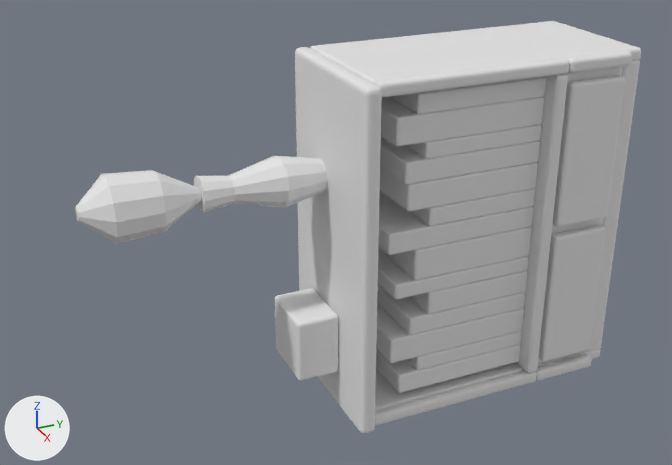
An edit to the OBJ model landstalker/data/proxies/merc_books_687.obj, drawn before and after from the same camera.
Before and after are seen from a camera (50 mm lens) standing at (284.2, -58.1, 355.3) and looking at (214.8, -26.9, 320.6). The axes (+X, +Y, +Z) are drawn at lower left. The lights are the same throughout. The first picture is the older version. Where no turn or scale is listed for an object, it has been applied to the vertices. Vertices at exactly the same position are counted once.

Objects in the first picture: 'merc_books_687'.
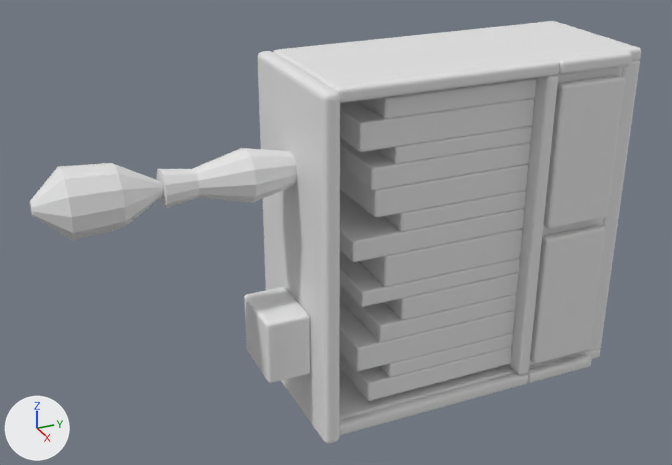
The change, as JSON lines over the scene's bpy script:
```json
{"block": "me_merc_books_687", "where": "# used by ob_merc_books_687; location = (0.0, 0.0, 0.0)"}
{"op": "remove", "block": "me_merc_books_687", "code": "me_merc_books_687.from_pydata(...)  # 4309 vertices, 4318 faces; spans x 208.0..222.8, y -49.0..0.0, z 304.0..336.0"}
{"op": "add", "block": "me_merc_books_687", "code": "me_merc_books_687.from_pydata(...)  # 4309 vertices, 4318 faces; spans x 208.0..222.8, y -52.5..0.0, z 304.0..336.0"}
{"block": "me_merc_books_687", "change": "me_merc_books_687 part 1: the loose piece of 152 vertices spanning x 208.0..222.8, y -28.0..-26.5, z 304.0..336.0 is moved by (0.0, -3.5, 0.0)"}
{"block": "me_merc_books_687", "change": "me_merc_books_687 part 2: the loose piece of 2102 vertices spanning x 209.3..220.5, y -24.5..-9.7, z 305.8..334.3 is scaled about its middle by (1, 1.16, 1), then moved by (0.0, -2.2, 0.0)"}
{"block": "me_merc_books_687", "change": "me_merc_books_687 part 3: the loose piece of 152 vertices spanning x 212.0..218.0, y -32.0..-28.0, z 308.0..314.0 is moved by (1.8, -3.5, 1.8)"}
{"block": "me_merc_books_687", "change": "me_merc_books_687 part 4: the loose piece of 99 vertices spanning x 211.1..216.9, y -49.0..-28.0, z 323.1..328.9 is moved by (1.8, -3.5, 1.8)"}
{"block": "me_merc_books_687", "change": "me_merc_books_687 part 5: 374 of the vertices in x 208.0..222.0, y -26.5..-26.1, z 304.0..336.0 are moved by (0.0, -3.5, 0.0)"}
{"block": "me_merc_books_687", "change": "me_merc_books_687 part 6: all 560 vertices in x 220.6..222.0, y -9.7..-7.8, z 304.0..336.0 are moved by (0.0, -1.0, 0.0)"}
{"block": "me_merc_books_687", "change": "me_merc_books_687 part 7: all 56 vertices in x 209.0..209.4, y -9.7..-8.2, z 334.5..334.8 are moved by (0.0, -1.0, 0.0)"}
{"block": "me_merc_books_687", "change": "other edits to the shape of me_merc_books_687 do not show in these pictures"}
```

What differs and where, as boxes (x1, y1, x2, y2) in the pictures (672 x 465 px; the box of a moved part takes in the faces that stretch with it):
```json
{"object": "merc_books_687", "change": "reshaped", "before": [75, 21, 641, 434], "after": [30, 21, 641, 444], "on screen": "8% wider"}
{"part": 1, "of": "me_merc_books_687", "change": "moved or reshaped", "before": [295, 47, 382, 434], "after": [258, 51, 340, 444]}
{"part": 2, "of": "me_merc_books_687", "change": "moved or reshaped", "before": [376, 77, 546, 393], "after": [339, 78, 536, 401]}
{"part": 3, "of": "me_merc_books_687", "change": "moved or reshaped", "before": [275, 288, 338, 380], "after": [244, 287, 310, 383]}
{"part": 4, "of": "me_merc_books_687", "change": "moved or reshaped", "before": [75, 156, 328, 244], "after": [30, 148, 297, 241]}
{"part": 5, "of": "me_merc_books_687", "change": "moved or reshaped", "before": [310, 21, 640, 426], "after": [273, 21, 640, 435]}
{"part": 6, "of": "me_merc_books_687", "change": "moved or reshaped", "before": [526, 51, 630, 382], "after": [518, 51, 630, 384]}
{"part": 7, "of": "me_merc_books_687", "change": "moved or reshaped", "before": [518, 75, 557, 369], "after": [509, 76, 548, 372]}
```
